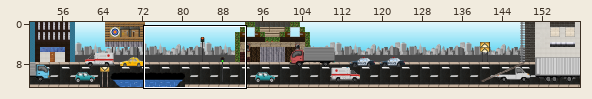
Level history. Tiled map: proyecto2/assets/Level1/level1.tmx. Above, an overview of the earlier version with the close-up marked.
Close-up. Before the commit:
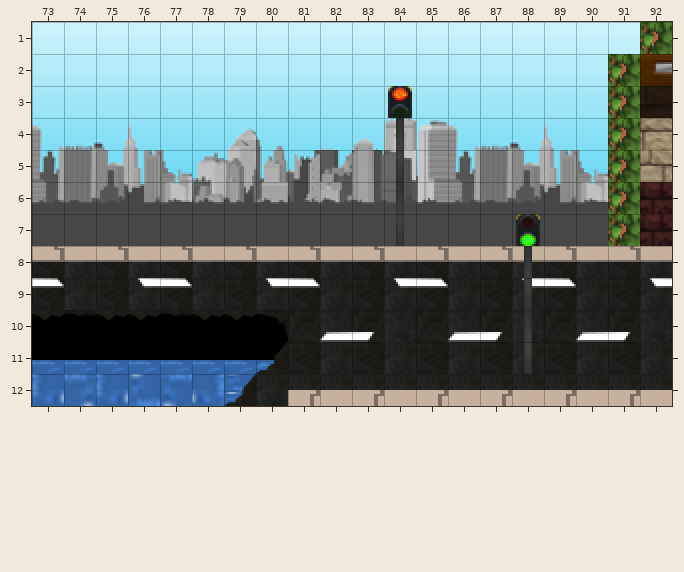
Cells are 16x16 px. Shown: x 73..92, y 1..12. The commit also changed other parts of the map, which this record leaves out.
The result:
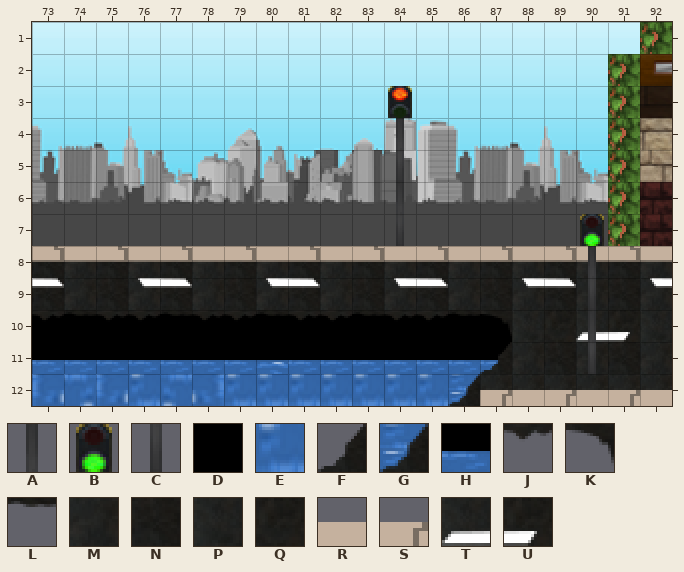
Key: from "tileset_final": A 276, B 285, C 309, D 365, E 366, F 368, G 399, H 400, J 497, K 498, L 531, M 812, N 813, P 845, Q 846, R 849, S 850, T 911, U 912.
_ is an empty cell, # one hidden under a higher layer.
Changes in this commit:
{"where": "layer \"Background\""}
{"y":10,"x":81,"old":"#######","new":"DDDDDDD"}
{"y":11,"x":81,"old":"#######","new":"HHHHHHH"}
{"y":12,"x":79,"old":"D#######","new":"EEEEEEEE"}
{"where": "layer \"Road\""}
{"y":10,"x":80,"old":"KQTUPQTU","new":"LJJLJJLK"}
{"y":11,"x":80,"old":"FNMNMNMN","new":"_______F"}
{"y":12,"x":79,"old":"GMMMMMMM","new":"_______G"}
{"where": "layer \"RoadDetails\""}
{"y":7,"x":88,"old":"B","new":"_"}
{"y":7,"x":90,"old":"_","new":"B"}
{"y":8,"x":88,"old":"A","new":"_"}
{"y":8,"x":90,"old":"_","new":"A"}
{"y":9,"x":88,"old":"C","new":"_"}
{"y":9,"x":90,"old":"_","new":"C"}
{"y":10,"x":82,"old":"_","new":"J"}
{"y":10,"x":88,"old":"A","new":"_"}
{"y":10,"x":90,"old":"_","new":"A"}
{"y":11,"x":88,"old":"C","new":"_"}
{"y":11,"x":90,"old":"_","new":"C"}
{"y":12,"x":81,"old":"SRSRSR","new":"_____G"}
{"label":"changed","picture_box":[224,214,540,406]}
{"label":"added","picture_box":[580,214,604,374]}
